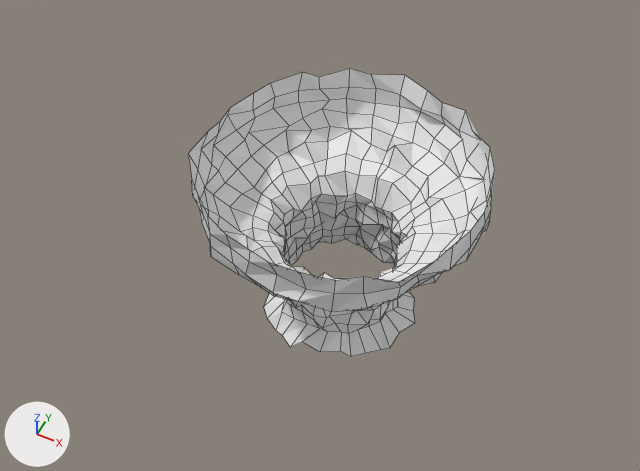
The Blender file blender/cave_top.blend as it was, and as the next commit left it.
Both versions are drawn from a camera (50 mm lens) standing at (3.61, -7.92, 9.72) and looking at (-0.27, -0.16, 0.02). Every picture has the same lights, and +X, +Y and +Z are marked at lower left. Mesh edges are drawn as thin lines.

Names of what the first picture shows: 'cave_top'.
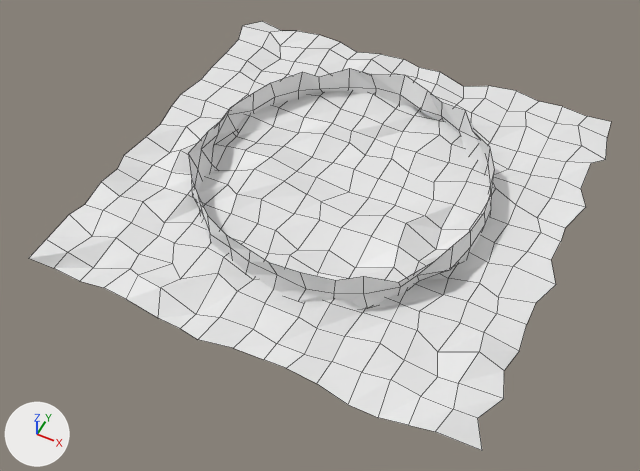
Commit message: add top of cave + ice

Location of each change, (x1, y1, x2, y2) in pixels of the pictures (640 x 471 px):
'ice_sheet', added
    after: (29, 21, 611, 450)
'cave_top', unchanged, covered by the edit
    before: (188, 68, 495, 357)
    after: (188, 68, 495, 309)

Diff of the bpy script that builds the scene:
```diff
--- a/blender/cave_top.blend.py
+++ b/blender/cave_top.blend.py
@@ me_plane @@
+me_plane.from_pydata(...)  # 289 vertices, 256 faces; spans x -3.11..3.14, y -3.1..3.05, z 0.86..1.14
@@ ob_ice_sheet @@
+ob_ice_sheet = bpy.data.objects.new('ice_sheet', me_plane)
+ob_ice_sheet.location = (0.0, 0.0, 0.0)
```
